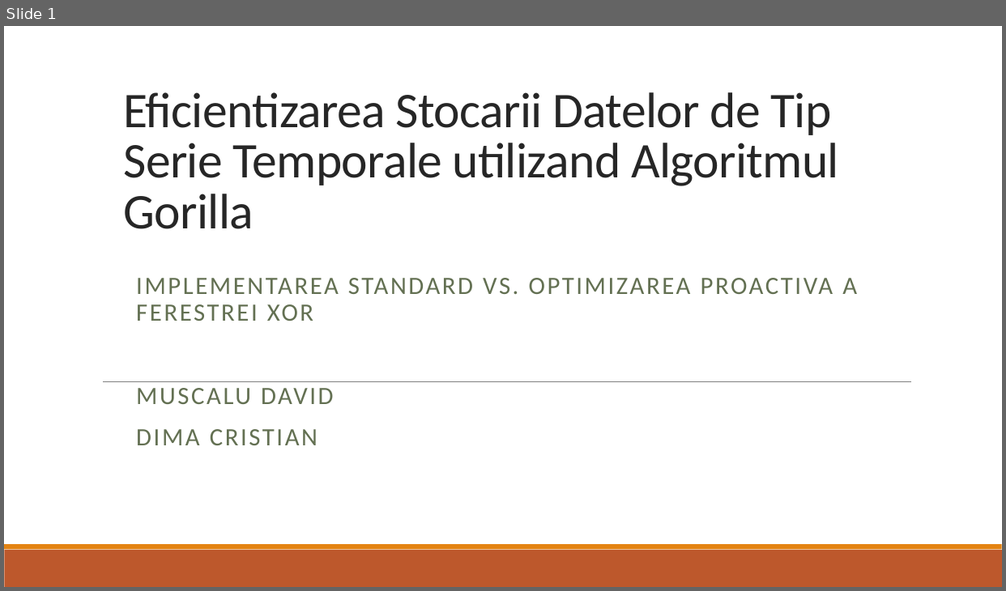
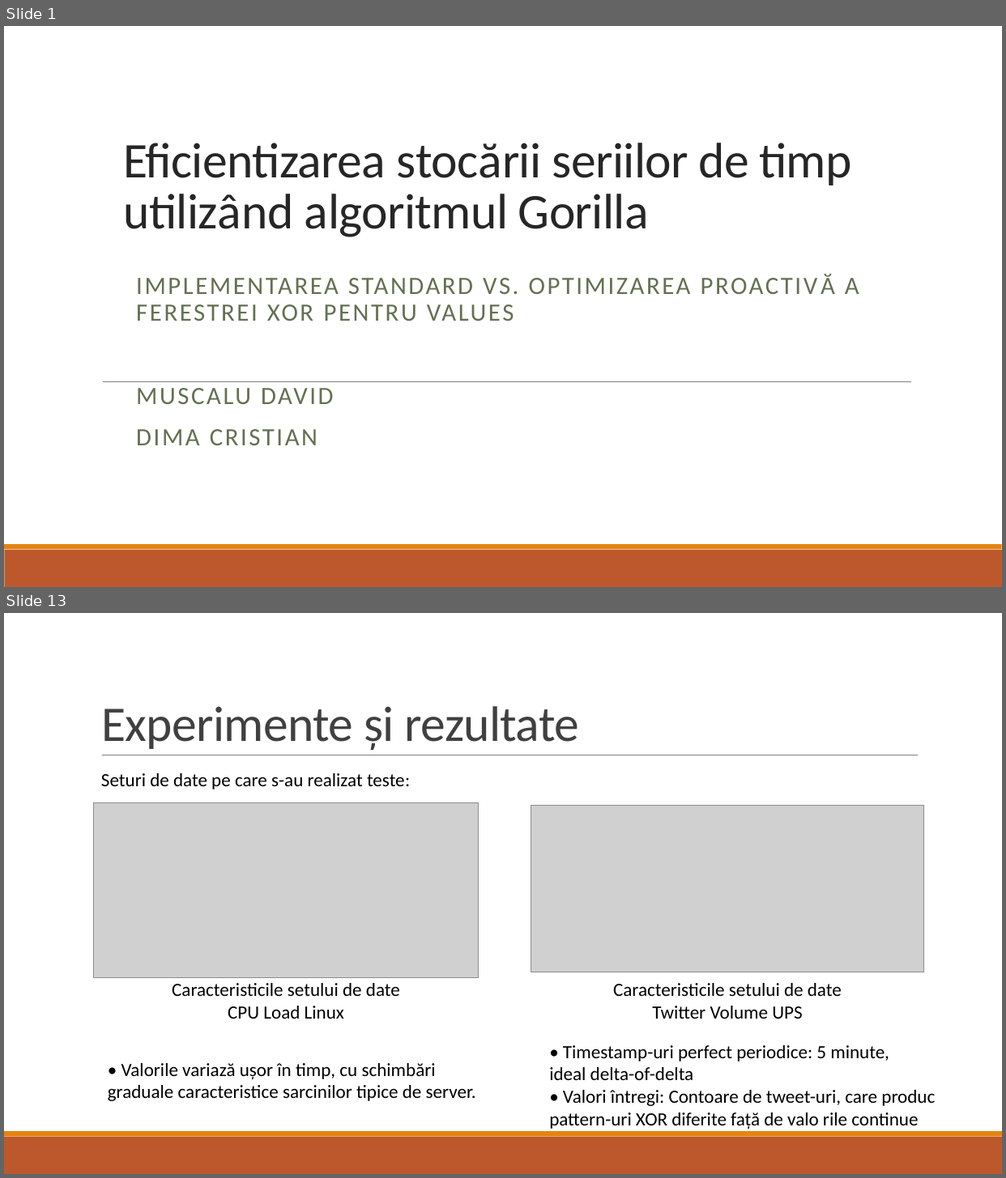
Before and after one commit to dimacul/PROIECT_PROCESAREA_SEMNALELOR, a slide deck: Eficientizarea Stocarii Datelor de Tip Serie Temporale utilizand.pptx. Shown one above the other, each under a label of ours: slide 1 before the commit, slides 1 and 13 after it; the slides between them are not shown. The pictures are 1006x591 and 1006x1178 pixels, drawn with LibreOffice and Linux fonts; fonts in the diff are those of the drawing; grey boxes stand for pictures. Boxes give left, top, right and bottom in pixels: in the first picture for what was removed or moved away, otherwise in the second. Text is boxed around its words. In the diff, an @@ line names an element or a change of style, - is before the commit and + after.

```diff
--- a/Eficientizarea Stocarii Datelor de Tip Serie Temporale utilizand.pptx
+++ b/Eficientizarea Stocarii Datelor de Tip Serie Temporale utilizand.pptx
@@ slide 13 added at (x1=4, y1=613, x2=1002, y2=1174), background #FFFFFF; not listed: 2 template elements that a slide beside it also shows @@
@@ title added at (x1=101, y1=706, x2=579, y2=751), 48 pt, text #404040 @@
+Experimente și rezultate
@@ line added from (102, 756) to (918, 756), #808080 0.5 pt @@
@@ text added at (x1=101, y1=773, x2=410, y2=790), 18 pt, text #000000 @@
+Seturi de date pe care s-au realizat teste:
@@ picture added at (x1=94, y1=803, x2=479, y2=977) @@
@@ picture added at (x1=532, y1=806, x2=924, y2=973) @@
@@ text added at (x1=172, y1=983, x2=400, y2=1019), 18 pt, text #000000 @@
+Caracteristicile setului de date CPU Load Linux
@@ text added at (x1=613, y1=983, x2=842, y2=1019), 18 pt, text #000000 @@
+Caracteristicile setului de date Twitter Volume UPS
@@ text added at (x1=549, y1=1046, x2=935, y2=1130), 18 pt, text #000000 @@
+• Timestamp-uri perfect periodice: 5 minute,
+ideal delta-of-delta
+• Valori întregi: Contoare de tweet-uri, care produc pattern-uri XOR diferite față de valo rile continue
@@ text added at (x1=108, y1=1063, x2=476, y2=1101), 18 pt, text #000000 @@
+• Valorile variază ușor în timp, cu schimbări graduale caracteristice sarcinilor tipice de server.
@@ slide 1 changed as well @@
@@ title at (x1=123, y1=143, x2=851, y2=237): text changed @@
-Eficientizarea Stocarii Datelor de Tip Serie Temporale utilizand Algoritmul Gorilla
+Eficientizarea stocării seriilor de timp utilizând algoritmul Gorilla
@@ subtitle at (x1=136, y1=278, x2=859, y2=321): text changed @@
-IMPLEMENTAREA STANDARD VS. OPTIMIZAREA PROACTIVA A FERESTREI XOR
+IMPLEMENTAREA STANDARD VS. OPTIMIZAREA PROACTIVĂ A FERESTREI XOR PENTRU VALUES
```
Also in this commit, not shown: 21 other slides added, 8 slides removed, 6 other files.
